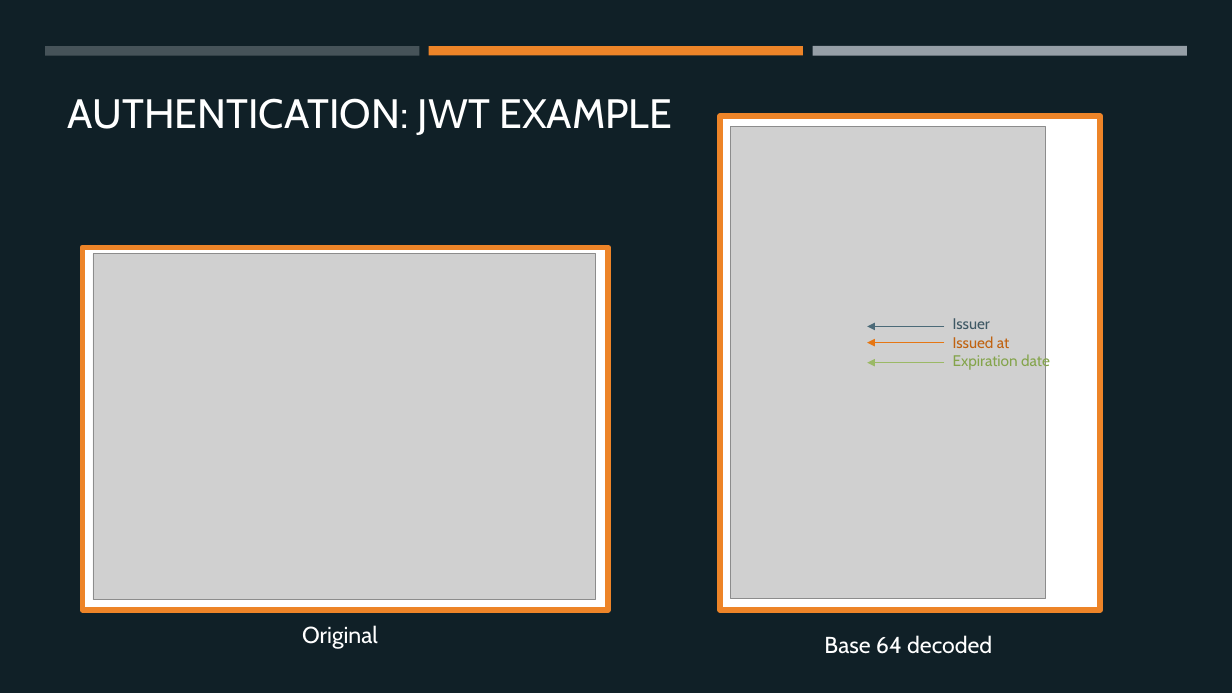
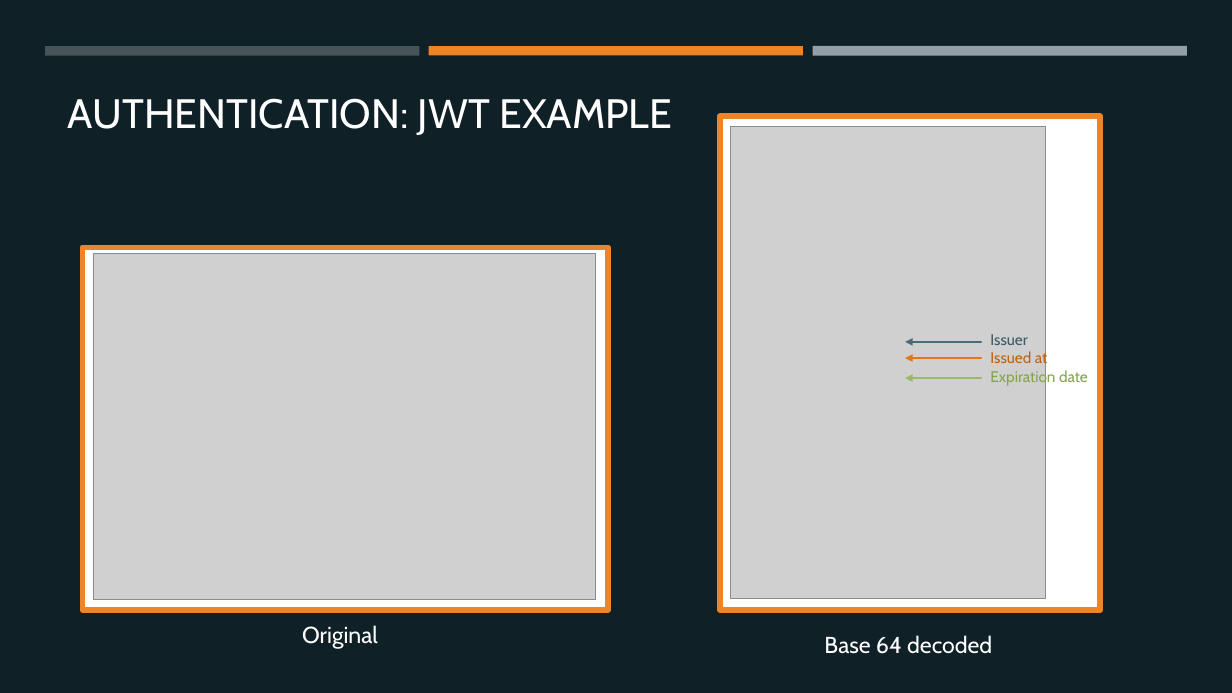
Before and after one commit to margaeor/COMP414-Distributed-Systems, a slide deck: slide 4 of presentation/Distributed.pptx. Drawn at 1232x693 pixels with LibreOffice and Linux fonts; fonts in the diff are those of the drawing; grey boxes stand for pictures. Boxes give left, top, right and bottom in pixels: in the first picture for what was removed or moved away, otherwise in the second. Text is boxed around its words. In the diff, an @@ line names an element or a change of style, - is before the commit and + after.

```diff
--- a/presentation/Distributed.pptx
+++ b/presentation/Distributed.pptx
@@ text "Issuer": place and size @@
-text "Issuer" at (953, 318, 1050, 371)
+text "Issuer" at (990, 334, 1088, 386)
@@ 3 arrows: place and size @@
-3 arrows at (868, 326, 944, 362)
+3 arrows at (905, 342, 982, 378)
```
Also in this commit, not shown: 6 other slides changed.
